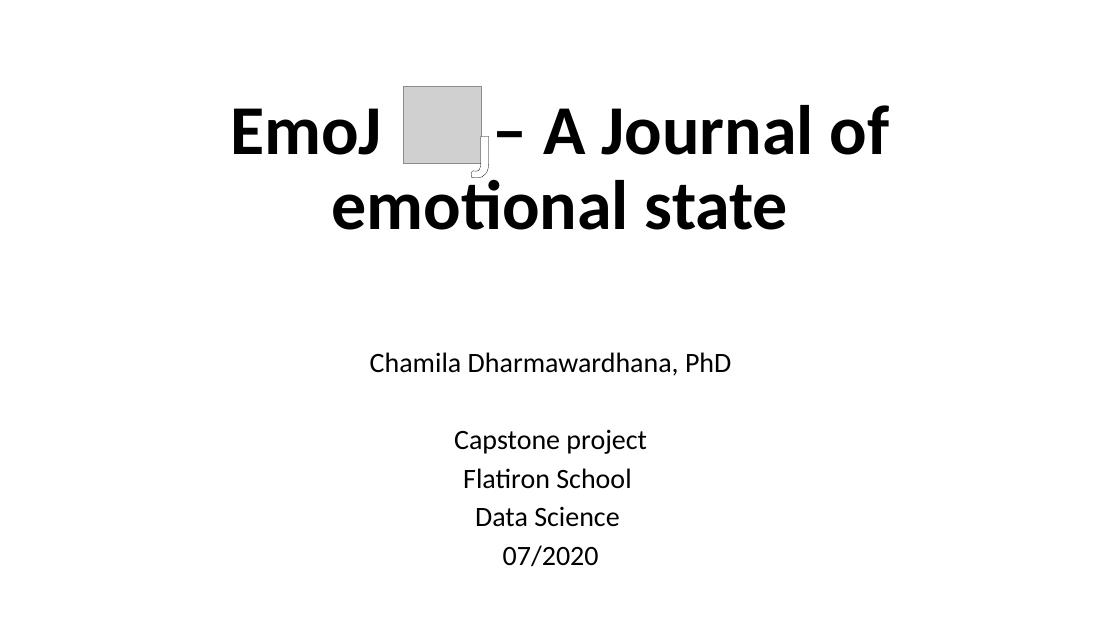
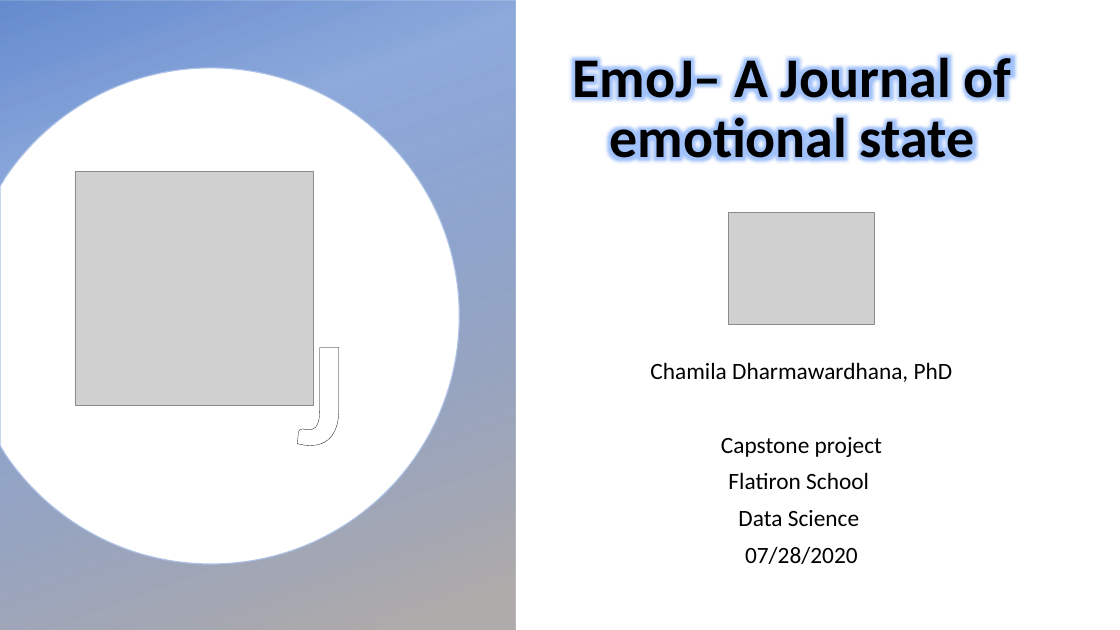
Before and after one commit to GitHub-ccd/emoJ, a slide deck: slide 1 of ppt/MOD_5.pptx. Drawn at 1120x630 pixels with LibreOffice and Linux fonts; fonts in the diff are those of the drawing; grey boxes stand for pictures; background and template pictures are left out. Boxes give left, top, right and bottom in pixels: in the first picture for what was removed or moved away, otherwise in the second. Text is boxed around its words. In the diff, an @@ line names an element or a change of style, - is before the commit and + after.

```diff
--- a/ppt/MOD_5.pptx
+++ b/ppt/MOD_5.pptx
@@ rectangle added at <box>0,0,516,630</box>, fill gradient #4472C4 to #AFABAB @@
@@ title "EmoJ– A Journal of emotional ..." at <box>573,50,1011,170</box>: vertical alignment bottom to middle @@
@@ title at <box>573,50,1011,170</box>: text changed; size 60 to 48 pt @@
-EmoJ – A Journal of emotional state
+EmoJ– A Journal of emotional state
@@ freeform shape added at <box>0,68,460,565</box>, fill #FFFFFF, outline #C5C3C3 1 pt @@
@@ picture: place and size @@
-picture at <box>403,87,481,163</box>
+picture at <box>75,171,313,406</box>
@@ picture added at <box>728,213,875,324</box> @@
@@ text "J": place and size @@
-text "J" at <box>471,124,492,192</box>
+text "J" at <box>296,320,345,446</box>
@@ text "J" at <box>296,320,345,446</box>: size 54 to 128 pt; more space between paragraphs @@
@@ subtitle "Chamila Dharmawardhana, PhD": place and size @@
-subtitle "Chamila Dharmawardhana, PhD" at <box>370,352,731,567</box>
+subtitle "Chamila Dharmawardhana, PhD" at <box>650,362,953,564</box>
@@ subtitle "Chamila Dharmawardhana, PhD" at <box>650,362,953,564</box>: vertical alignment top to middle @@
@@ subtitle at <box>650,362,953,526</box>: size 24 to 20 pt in "Chamila Dharmawardhana, PhD", "Capstone project", "Flatiron School", "Data Science"; line spacing 0.8 to 0.9 @@
@@ subtitle at <box>745,546,858,564</box>: text changed; size 24 to 20 pt @@
-07/2020
+07/28/2020
```
Also in this commit, not shown: 1 other slide changed, 9 slides added, 9 other files.
